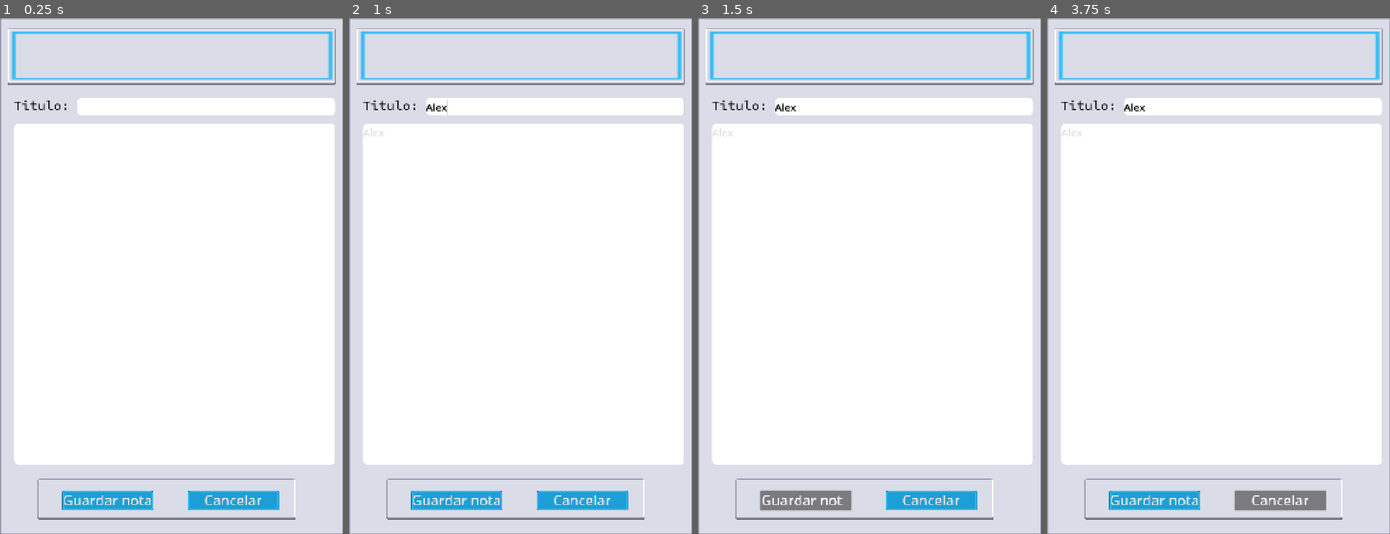
Above: before the commit, frames 1-4 (left to right).
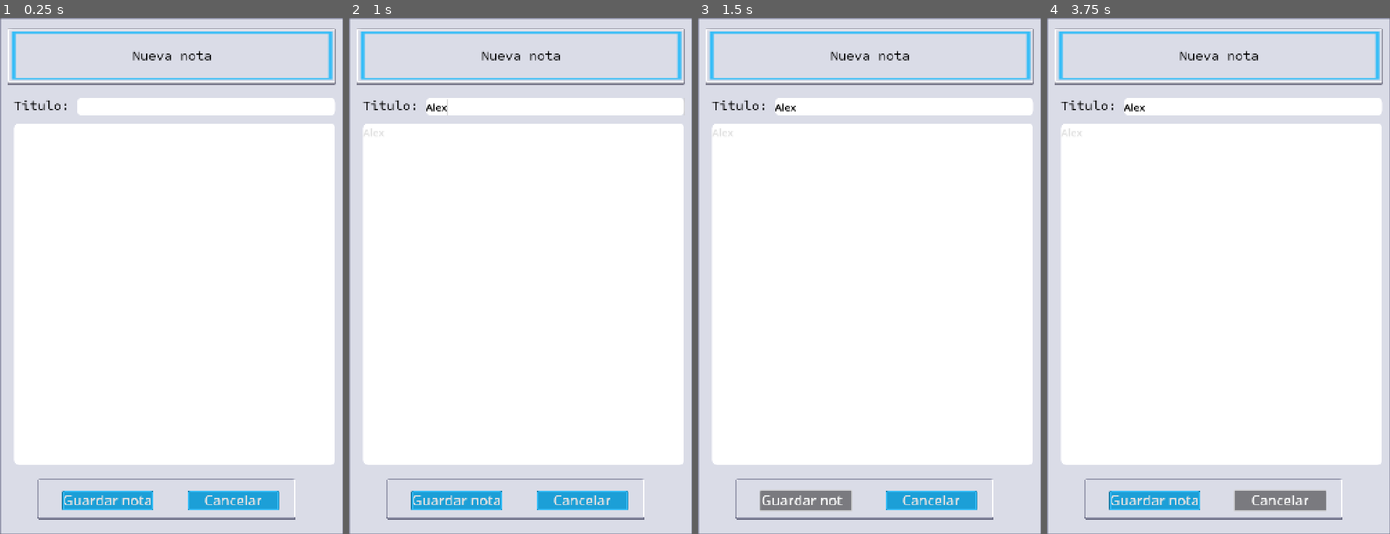
Above: after the commit, the same moments.

Repository: Flapx24/emotional-diary
Game: Godot game, scene res://Scenes/notes_screen.tscn
The game is run twice, just before and just after one commit, with the same random seed, the same clock (stepped at 60 frames per second) and the same inputs. This scene is started directly instead of the project's main scene.
Inputs (mouse positions are in pixels of both pictures, inside the frame that each line leads up to):
- Up to frame 1 (0.25 s): no input
- Up to frame 2 (1 s): click (523, 291) at 0.52 s; type "Alex" at 0.6 s; click (554, 105) at 0.75 s; type "Alex" at 0.83 s
- Up to frame 3 (1.5 s): click "Guardar nota" at 1.25 s
- Up to frame 4 (3.75 s): click "Guardar nota" at 2 s; click "Guardar nota" at 2.75 s; click "Cancelar" at 3.5 s

The runs differ from the first frame. In frame 1, 0.2% of the frame differs, in the area x 38-62%, y 6-9%; in frame 2, 0.2%; in frame 3, 0.2%; in frame 4, 0.2%.

Commit message:
New ui in charts view and notes_screen

Diff:
--- /dev/null
+++ b/emotional-diary/Scenes/charts_view.tscn
@@ -0,0 +1,136 @@
+[gd_scene load_steps=12 format=3 uid="uid://dhf67dkw3f63j"]
+
+[ext_resource type="Texture2D" uid="uid://cn4ufljjjyfsj" path="res://Assets/UI/PNG/Grey/Default/button_square_flat.png" id="1_x5mx1"]
+[ext_resource type="Texture2D" uid="uid://2tvgyxadwvkm" path="res://Assets/UI/PNG/Grey/Default/button_rectangle_depth_line.png" id="2_n0vlv"]
+[ext_resource type="Texture2D" uid="uid://uejmes1wn0yj" path="res://Assets/UI/PNG/Blue/Default/button_rectangle_gloss.png" id="3_fhk5i"]
+[ext_resource type="Texture2D" uid="uid://ne3oc7wyq52m" path="res://Assets/UI/PNG/Blue/Default/button_rectangle_flat.png" id="4_jau5r"]
+[ext_resource type="Texture2D" uid="uid://bkossoj1jjouh" path="res://Assets/UI/PNG/Blue/Default/button_rectangle_depth_line.png" id="5_ubjbj"]
+
+[sub_resource type="StyleBoxTexture" id="StyleBoxTexture_yj0l6"]
+texture = ExtResource("3_fhk5i")
+
+[sub_resource type="StyleBoxTexture" id="StyleBoxTexture_iab51"]
+texture = ExtResource("4_jau5r")
+
+[sub_resource type="StyleBoxTexture" id="StyleBoxTexture_4u4eh"]
+texture = ExtResource("3_fhk5i")
+
+[sub_resource type="StyleBoxTexture" id="StyleBoxTexture_v8vxu"]
+texture = ExtResource("4_jau5r")
+
+[sub_resource type="StyleBoxTexture" id="StyleBoxTexture_37rf5"]
+texture = ExtResource("3_fhk5i")
+
+[sub_resource type="StyleBoxTexture" id="StyleBoxTexture_drpce"]
+texture = ExtResource("4_jau5r")
+
+[node name="Control" type="Control"]
+layout_mode = 3
+anchors_preset = 0
+offset_right = 1000.0
+offset_bottom = 1500.0
+
+[node name="ColorRect" type="NinePatchRect" parent="."]
+texture_filter = 1
+layout_mode = 1
+anchors_preset = 15
+anchor_right = 1.0
+anchor_bottom = 1.0
+grow_horizontal = 2
+grow_vertical = 2
+texture = ExtResource("1_x5mx1")
+patch_margin_left = 5
+patch_margin_top = 5
+patch_margin_right = 5
+patch_margin_bottom = 5
+
+[node name="button_down" type="NinePatchRect" parent="."]
+layout_mode = 1
+anchors_preset = -1
+anchor_left = 0.05
+anchor_top = 0.905
+anchor_right = 0.95
+anchor_bottom = 0.971
+offset_top = -0.5
+offset_right = -6.10352e-05
+offset_bottom = 0.499878
+grow_horizontal = 2
+grow_vertical = 2
+texture = ExtResource("2_n0vlv")
+patch_margin_left = 9
+patch_margin_top = 9
+patch_margin_right = 9
+patch_margin_bottom = 13
+
+[node name="buttons" type="GridContainer" parent="."]
+layout_mode = 1
+anchors_preset = -1
+anchor_left = 0.058
+anchor_top = 0.914
+anchor_right = 0.942
+anchor_bottom = 0.96
+offset_right = -6.10352e-05
+grow_horizontal = 2
+grow_vertical = 2
+theme_override_constants/h_separation = 125
+columns = 3
+
+[node name="Button_diary" type="Button" parent="buttons"]
+texture_filter = 1
+layout_mode = 2
+theme_override_font_sizes/font_size = 50
+theme_override_styles/pressed = SubResource("StyleBoxTexture_yj0l6")
+theme_override_styles/normal = SubResource("StyleBoxTexture_iab51")
+text = "  Diary  "
+
+[node name="Button_notes" type="Button" parent="buttons"]
+layout_mode = 2
+theme_override_font_sizes/font_size = 50
+theme_override_styles/pressed = SubResource("StyleBoxTexture_4u4eh")
+theme_override_styles/normal = SubResource("StyleBoxTexture_v8vxu")
+text = "  Notes  "
+
+[node name="Button_stadistic" type="Button" parent="buttons"]
+layout_mode = 2
+theme_override_font_sizes/font_size = 50
+theme_override_styles/pressed = SubResource("StyleBoxTexture_37rf5")
+theme_override_styles/normal = SubResource("StyleBoxTexture_drpce")
+text = "  Stadistic  "
+
+[node name="Panel" type="NinePatchRect" parent="."]
+texture_filter = 1
+texture_repeat = 2
+layout_mode = 1
+anchors_preset = -1
+anchor_left = 0.026
+anchor_top = 0.019
+anchor_right = 0.986
+anchor_bottom = 0.129
+offset_left = -6.0
+offset_top = 0.499998
+offset_right = -0.000183105
+offset_bottom = 0.499954
+texture = ExtResource("5_ubjbj")
+patch_margin_left = 5
+patch_margin_top = 5
+patch_margin_right = 4
+patch_margin_bottom = 5
+
+[node name="Label" type="Label" parent="Panel"]
+layout_mode = 1
+anchors_preset = -1
+anchor_left = 0.313
+anchor_top = 0.012
+anchor_right = 0.691
+anchor_bottom = 0.988
+offset_left = 0.344971
+offset_top = 0.02
+offset_right = -0.085022
+offset_bottom = -0.0200043
+grow_horizontal = 2
+grow_vertical = 2
+theme_override_colors/font_color = Color(0, 0, 0, 1)
+theme_override_font_sizes/font_size = 40
+text = "Estadisticas"
+horizontal_alignment = 1
+vertical_alignment = 1
--- a/emotional-diary/Scenes/notes_screen.tscn
+++ b/emotional-diary/Scenes/notes_screen.tscn
@@ -115,6 +115,24 @@
 patch_margin_right = 5
 patch_margin_bottom = 7
 
+[node name="Label" type="Label" parent="Panel"]
+layout_mode = 1
+anchors_preset = -1
+anchor_left = 0.03
+anchor_top = 0.103
+anchor_right = 0.976
+anchor_bottom = 0.867
+offset_left = 0.259998
+offset_top = 0.00499916
+offset_right = -0.00805664
+offset_bottom = -0.0550079
+theme_override_colors/font_color = Color(0, 0, 0, 1)
+theme_override_fonts/font = ExtResource("1_ridw5")
+theme_override_font_sizes/font_size = 40
+text = "Nueva nota"
+horizontal_alignment = 1
+vertical_alignment = 1
+
 [node name="Label" type="Label" parent="."]
 layout_mode = 1
 anchors_preset = -1
